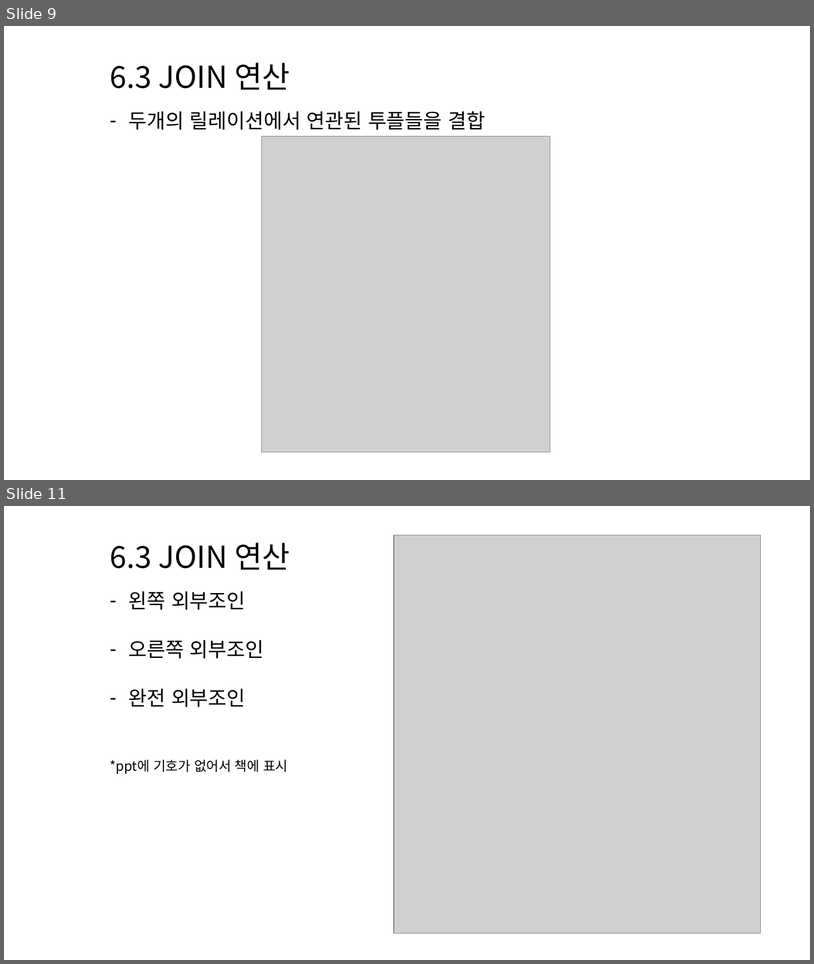
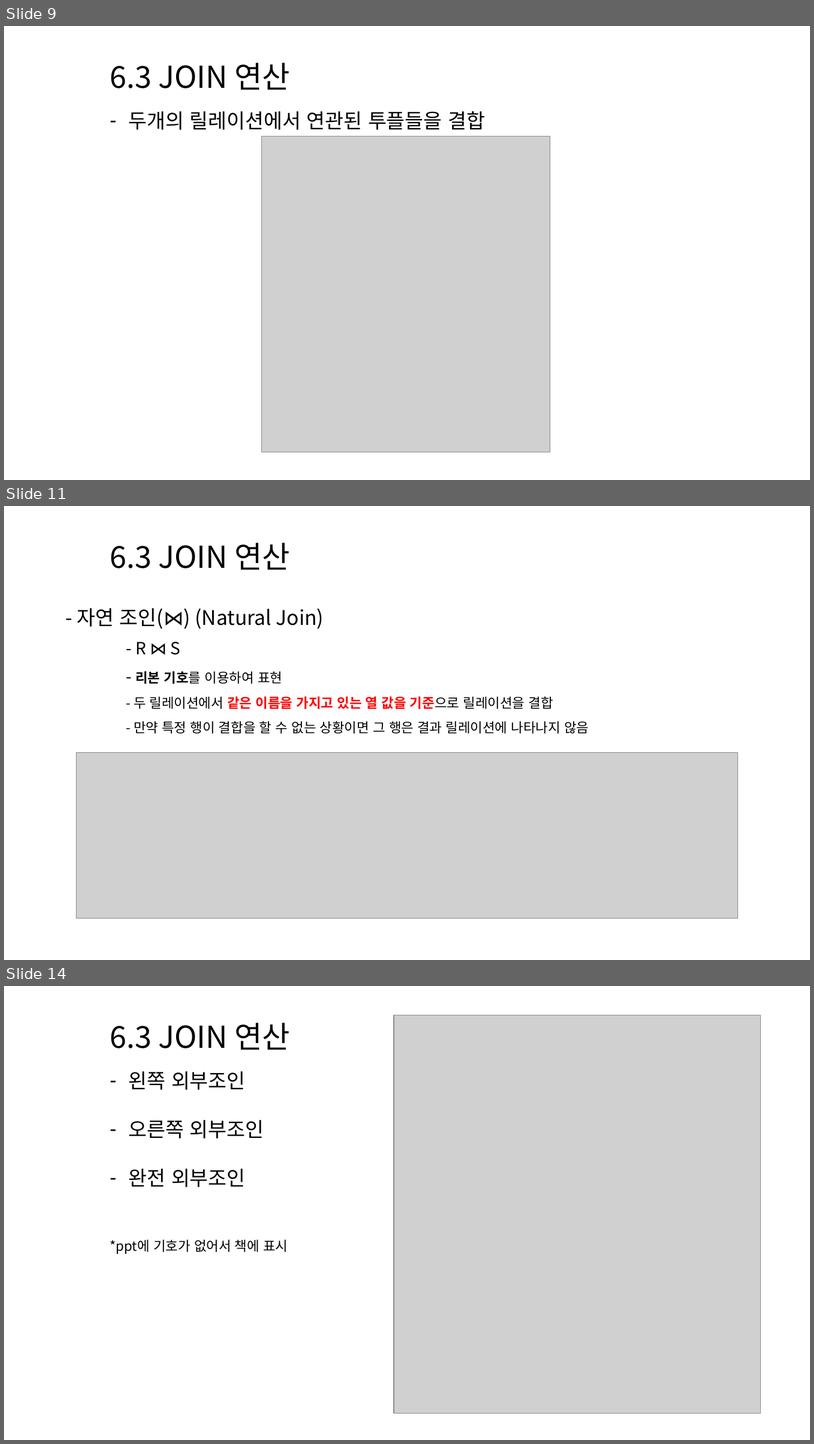
Before and after one commit to lhs501/mirim, a slide deck: chapter 6.pptx. Shown one above the other, each under a label of ours: slides 9 and 11 before the commit, slides 9, 11 and 14 after it; the slides between them are not shown. The pictures are 814x964 and 814x1444 pixels, drawn with LibreOffice and Linux fonts; fonts in the diff are those of the drawing; grey boxes stand for pictures. Boxes give left, top, right and bottom in pixels: in the first picture for what was removed or moved away, otherwise in the second. Text is boxed around its words. In the diff, an @@ line names an element or a change of style, - is before the commit and + after.

```diff
--- a/chapter 6.pptx
+++ b/chapter 6.pptx
@@ slide 11 added at (4,506,810,960), background #FFFFFF @@
@@ text added at (110,543,290,570), 36 pt, text #000000 @@
+6.3 JOIN 연산
@@ text added at (77,608,589,733), 16 pt, text #000000 @@
+  - 자연 조인(⋈) (Natural Join)
+  - R ⋈ S
+  - 리본 기호를 이용하여 표현
+  - 두 릴레이션에서 같은 이름을 가지고 있는 열 값을 기준으로 릴레이션을 결합
+  - 만약 특정 행이 결합을 할 수 없는 상황이면 그 행은 결과 릴레이션에 나타나지 않음
@@ picture added at (76,752,738,918) @@
@@ what was slide 11 is now slide 14 @@
```
Also in this commit, not shown: 2 slides changed, 2 other slides added.
